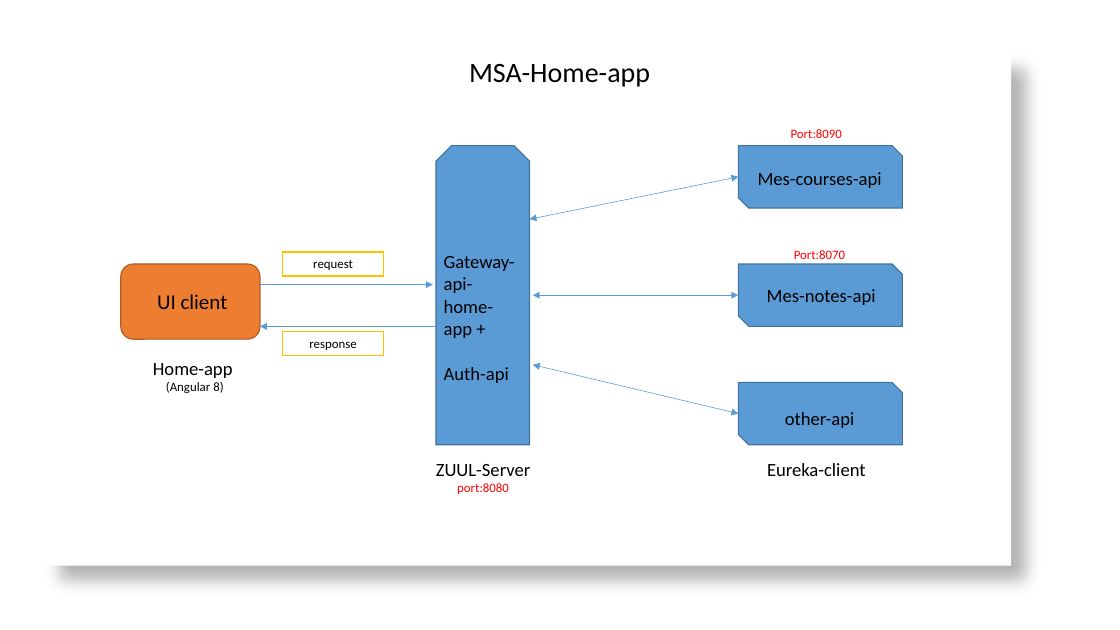
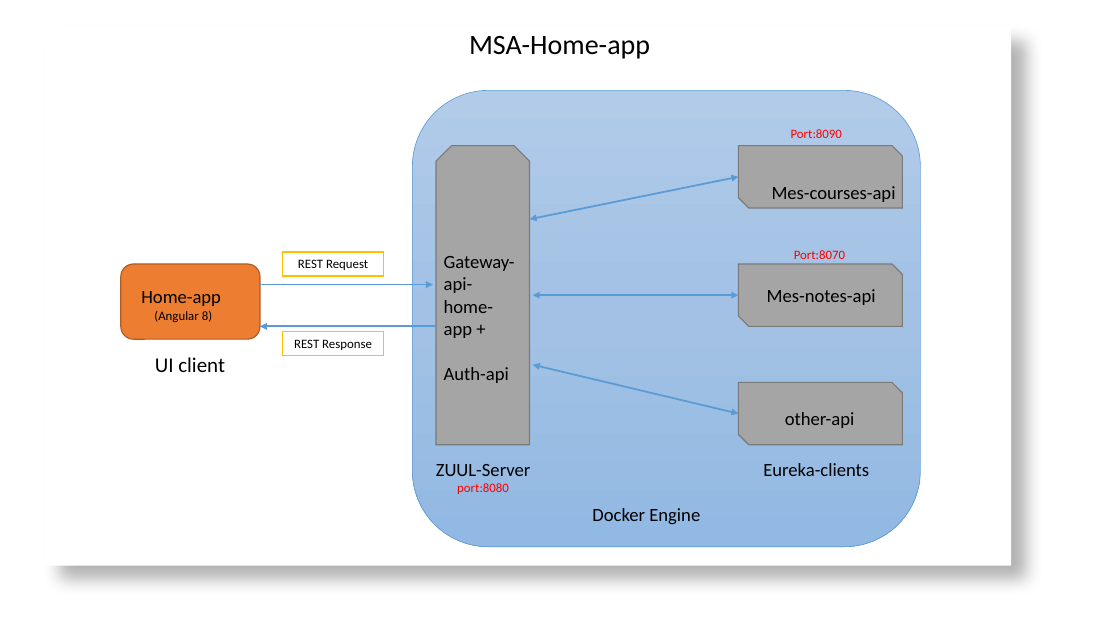
Before and after one commit to ychafia/MSA-HOME-APP, a slide deck: slide 1 of MSA-HOME-APP.pptx. Drawn at 1120x630 pixels with LibreOffice and Linux fonts; fonts in the diff are those of the drawing. Boxes give left, top, right and bottom in pixels: in the first picture for what was removed or moved away, otherwise in the second. Text is boxed around its words. In the diff, an @@ line names an element or a change of style, - is before the commit and + after.

```diff
--- a/MSA-HOME-APP.pptx
+++ b/MSA-HOME-APP.pptx
@@ rectangle resized from (x1=45, y1=55, x2=1011, y2=566) to (x1=45, y1=26, x2=1011, y2=565) @@
@@ subtitle "MSA-Home-app" moved from (x1=469, y1=64, x2=650, y2=87) to (x1=469, y1=36, x2=650, y2=59) @@
@@ rounded rectangle added at (x1=413, y1=91, x2=921, y2=547), fill gradient #B1CBE9 to #A3C1E5 to #93B9E4, outline #5B9BD5 0.5 pt @@
@@ double arrow (529, 219) - (739, 176): stroke #5B9BD5 0.5 pt to #5B9BD5 1.5 pt @@
@@ text "Mes-courses-api" moved from (x1=758, y1=172, x2=882, y2=188) to (x1=772, y1=186, x2=896, y2=202) @@
@@ text in rectangle at (x1=298, y1=259, x2=368, y2=270): text changed @@
-request
+REST Request
@@ text "Home-app" moved from (x1=153, y1=363, x2=233, y2=394) to (x1=141, y1=291, x2=221, y2=322) @@
@@ arrow (260, 285) - (433, 285): stroke #5B9BD5 0.5 pt to #5B9BD5 1.5 pt @@
@@ double arrow (533, 295) - (739, 295): stroke #5B9BD5 0.5 pt to #5B9BD5 1.5 pt @@
@@ arrow (436, 327) - (260, 327): stroke #5B9BD5 0.5 pt to #5B9BD5 1.5 pt @@
@@ text "UI client" moved from (x1=157, y1=294, x2=228, y2=309) to (x1=155, y1=357, x2=225, y2=372) @@
@@ text "UI client" at (x1=155, y1=357, x2=225, y2=372): alignment left to centre @@
@@ text in rectangle at (x1=294, y1=339, x2=372, y2=350): text changed @@
-response
+REST Response
@@ double arrow (533, 365) - (739, 413): stroke #5B9BD5 0.5 pt to #5B9BD5 1.5 pt @@
@@ fill #5B9BD5 to #A5A5A5; outline #43739E 1 pt to #7A7A7A 1 pt in 4 elements at (x1=436, y1=145, x2=529, y2=444), (x1=739, y1=145, x2=902, y2=208), (x1=739, y1=264, x2=902, y2=326), (x1=739, y1=382, x2=902, y2=444) @@
@@ text at (x1=763, y1=463, x2=869, y2=476): text changed @@
-Eureka-client
+Eureka-clients
@@ text added at (x1=592, y1=508, x2=700, y2=524), 16 pt, text #000000 @@
+Docker Engine
```
Also in this commit, not shown: 1 other file.
